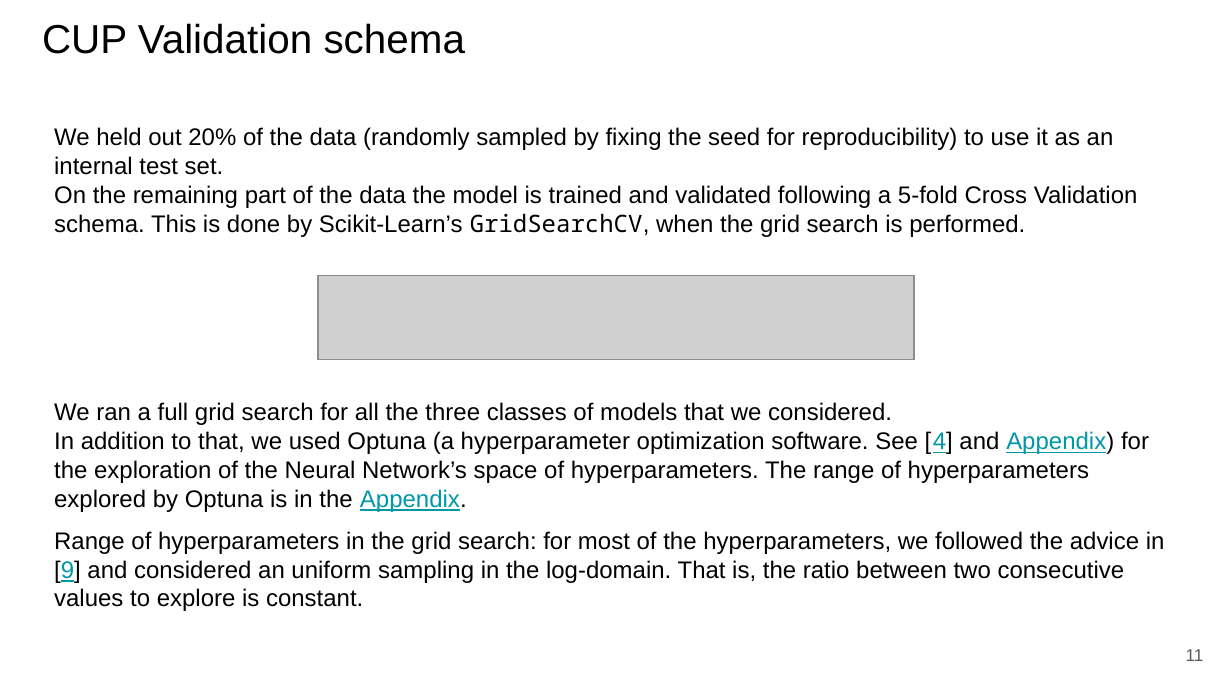
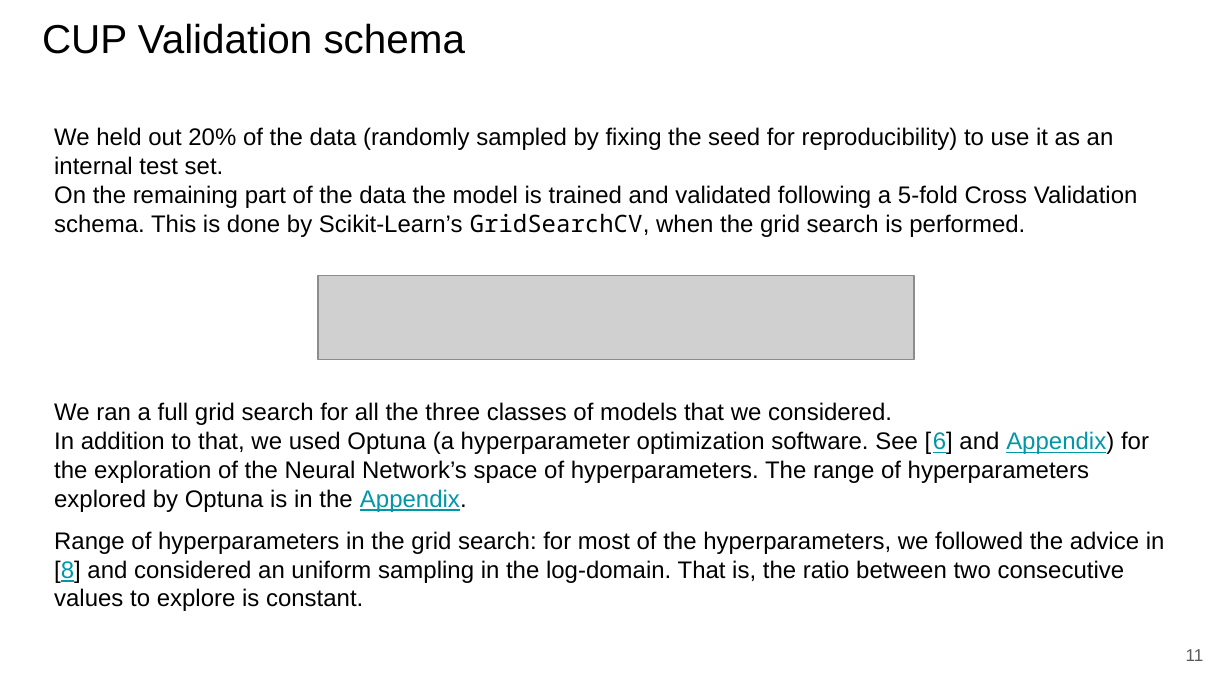
Before and after one commit to paolo-junior-mollica/machine-learning-project, a slide deck: slide 11 of relazione/Canduci_Marino_Mollica.pptx. Drawn at 1232x693 pixels with LibreOffice and Linux fonts; fonts in the diff are those of the drawing; grey boxes stand for pictures. Boxes give left, top, right and bottom in pixels: in the first picture for what was removed or moved away, otherwise in the second. Text is boxed around its words. In the diff, an @@ line names an element or a change of style, - is before the commit and + after.

```diff
--- a/relazione/Canduci_Marino_Mollica.pptx
+++ b/relazione/Canduci_Marino_Mollica.pptx
@@ text at (54, 431, 1149, 512): text changed @@
-In addition to that, we used Optuna (a hyperparameter optimization software. See [4] and Appendix) for the exploration of the Neural Network’s space of hyperparameters. The range of hyperparameters explored by Optuna is in the Appendix.
+In addition to that, we used Optuna (a hyperparameter optimization software. See [6] and Appendix) for the exploration of the Neural Network’s space of hyperparameters. The range of hyperparameters explored by Optuna is in the Appendix.
@@ text at (54, 531, 1165, 611): text changed @@
-Range of hyperparameters in the grid search: for most of the hyperparameters, we followed the advice in [9] and considered an uniform sampling in the log-domain. That is, the ratio between two consecutive values to explore is constant.
+Range of hyperparameters in the grid search: for most of the hyperparameters, we followed the advice in [8] and considered an uniform sampling in the log-domain. That is, the ratio between two consecutive values to explore is constant.
```
Also in this commit, not shown: 16 other slides changed, 7 slides added, 1 slide removed.
